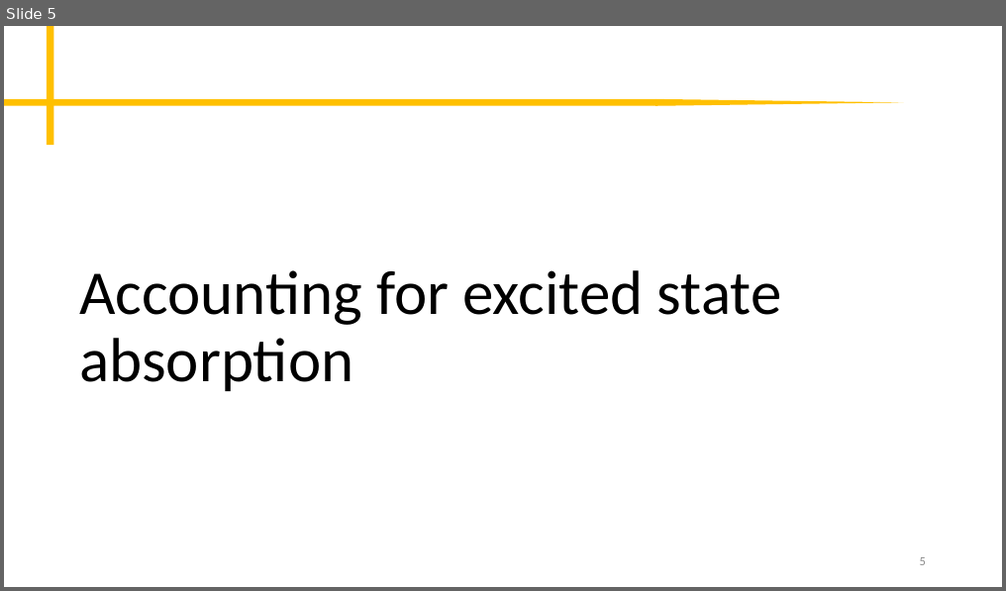
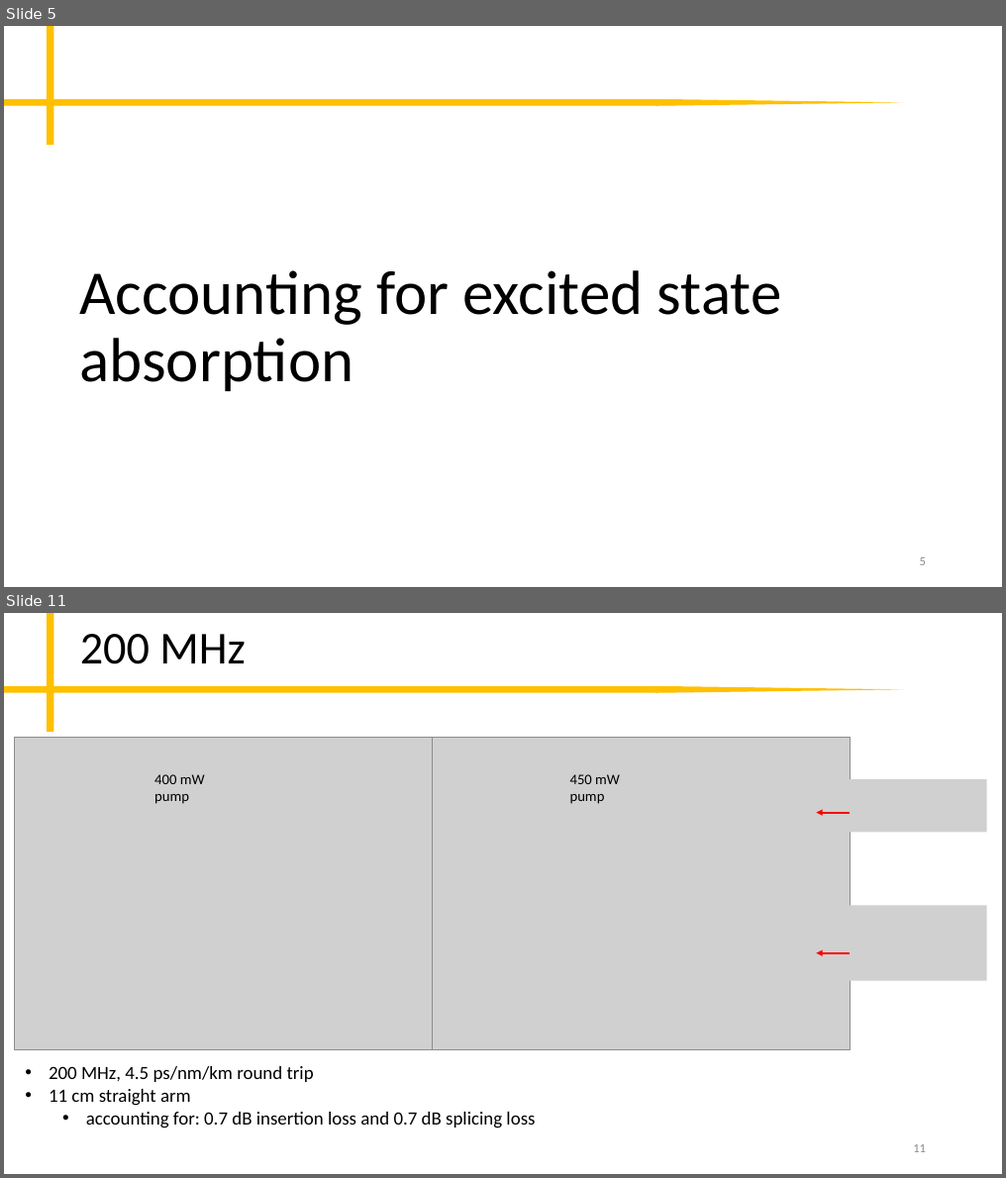
Before and after one commit to peter-chang62/Laser-Design-Scripts, a slide deck: memo.pptx. Shown one above the other, each under a label of ours: slide 5 before the commit, slides 5 and 11 after it; the slides between them are not shown. The pictures are 1006x591 and 1006x1178 pixels, drawn with LibreOffice and Linux fonts; fonts in the diff are those of the drawing; grey boxes stand for pictures. Boxes give left, top, right and bottom in pixels: in the first picture for what was removed or moved away, otherwise in the second. Text is boxed around its words. In the diff, an @@ line names an element or a change of style, - is before the commit and + after.

```diff
--- a/memo.pptx
+++ b/memo.pptx
@@ slide 11 added at bbox=[4, 613, 1002, 1174], background #FFFFFF; not listed: 3 template elements that a slide beside it also shows @@
@@ title added at bbox=[80, 634, 246, 664], 44 pt, text #000000 @@
+200 MHz
@@ group added at bbox=[15, 738, 849, 1051]: 2 pictures, 2 texts @@
+400 mW pump
+450 mW pump
@@ picture added at bbox=[849, 779, 987, 833] @@
@@ arrow added from (849, 813) to (816, 813), #FF0000 2 pt @@
@@ picture added at bbox=[849, 906, 987, 981] @@
@@ arrow added from (849, 954) to (816, 954), #FF0000 2 pt @@
@@ text added at bbox=[49, 1066, 535, 1129], 18 pt, text #000000 @@
+• 200 MHz, 4.5 ps/nm/km round trip
+• 11 cm straight arm
+  • accounting for: 0.7 dB insertion loss and 0.7 dB splicing loss
@@ page number added at bbox=[913, 1145, 926, 1153], 12 pt, text #8C8C8C @@
+11
```
Also in this commit, not shown: 6 slides changed, 3 other slides added, 2 other files.
